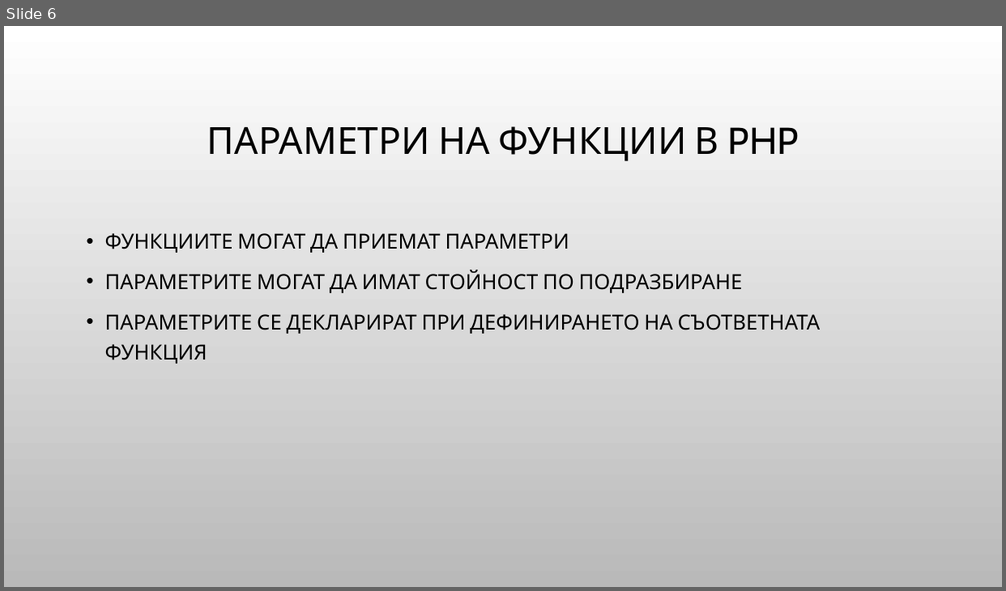
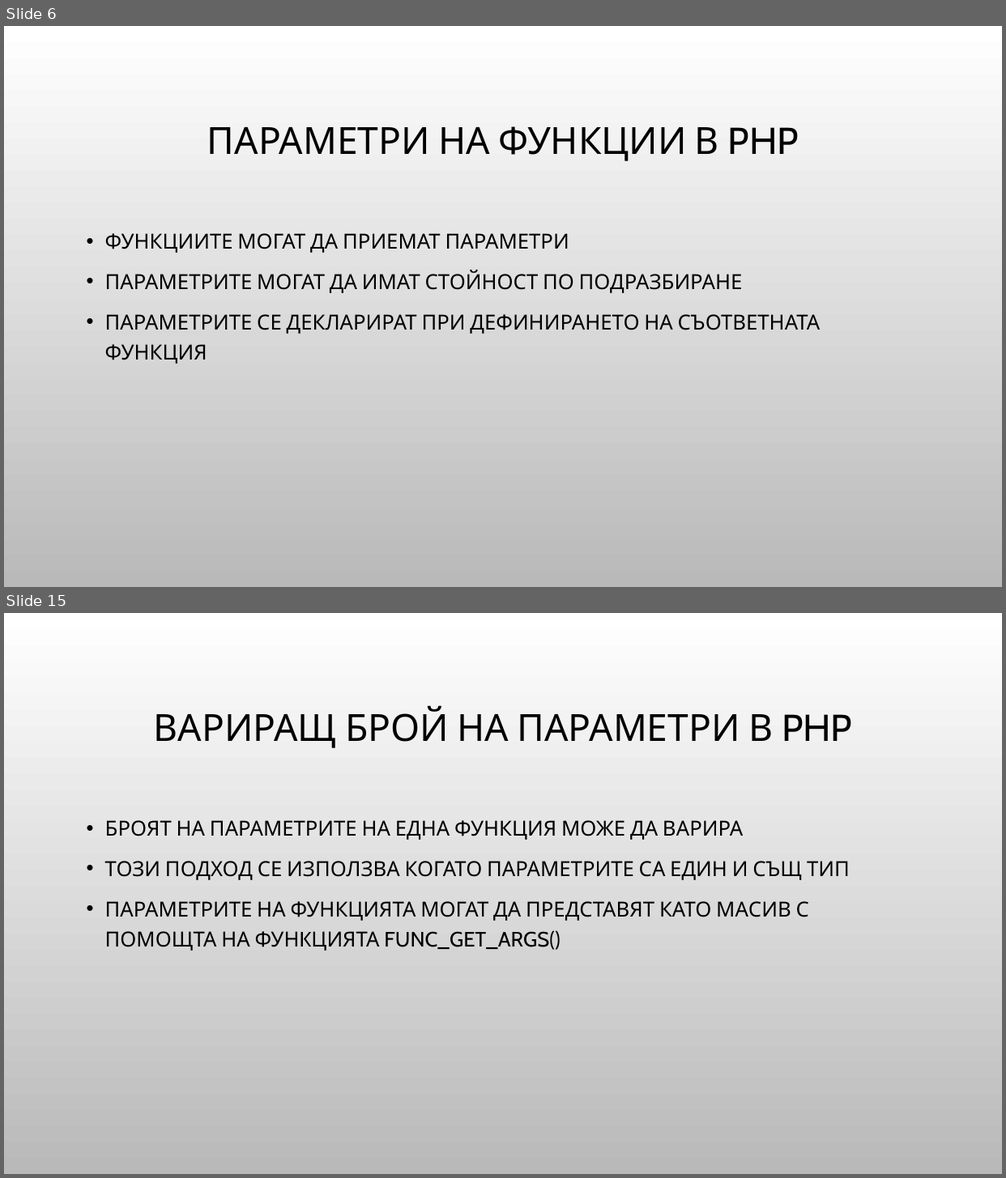
Before and after one commit to Bilyukov/php-mysql-course, a slide deck: 06.php-bacics-4.pptx. Shown one above the other, each under a label of ours: slide 6 before the commit, slides 6 and 15 after it; the slides between them are not shown. The pictures are 1006x591 and 1006x1178 pixels, drawn with LibreOffice and Linux fonts; fonts in the diff are those of the drawing; background and template pictures are left out. Boxes give left, top, right and bottom in pixels: in the first picture for what was removed or moved away, otherwise in the second. Text is boxed around its words. In the diff, an @@ line names an element or a change of style, - is before the commit and + after.

```diff
--- a/06.php-bacics-4.pptx
+++ b/06.php-bacics-4.pptx
@@ slide 15 added at [4, 613, 1002, 1174], background picture (left out) @@
@@ title added at [154, 706, 852, 748], 36 pt, text #000000 @@
+ВАРИРАЩ БРОЙ НА ПАРАМЕТРИ В PHP
@@ text added at [105, 820, 850, 951], 20 pt, text #000000 @@
+• БРОЯТ НА ПАРАМЕТРИТЕ НА ЕДНА ФУНКЦИЯ МОЖЕ ДА ВАРИРА
+• ТОЗИ ПОДХОД СЕ ИЗПОЛЗВА КОГАТО ПАРАМЕТРИТЕ СА ЕДИН И СЪЩ ТИП
+• ПАРАМЕТРИТЕ НА ФУНКЦИЯТА МОГАТ ДА ПРЕДСТАВЯТ КАТО МАСИВ С ПОМОЩТА НА ФУНKЦИЯТА FUNC_GET_ARGS()
```
Also in this commit, not shown: 15 other slides added, 5 other files.
